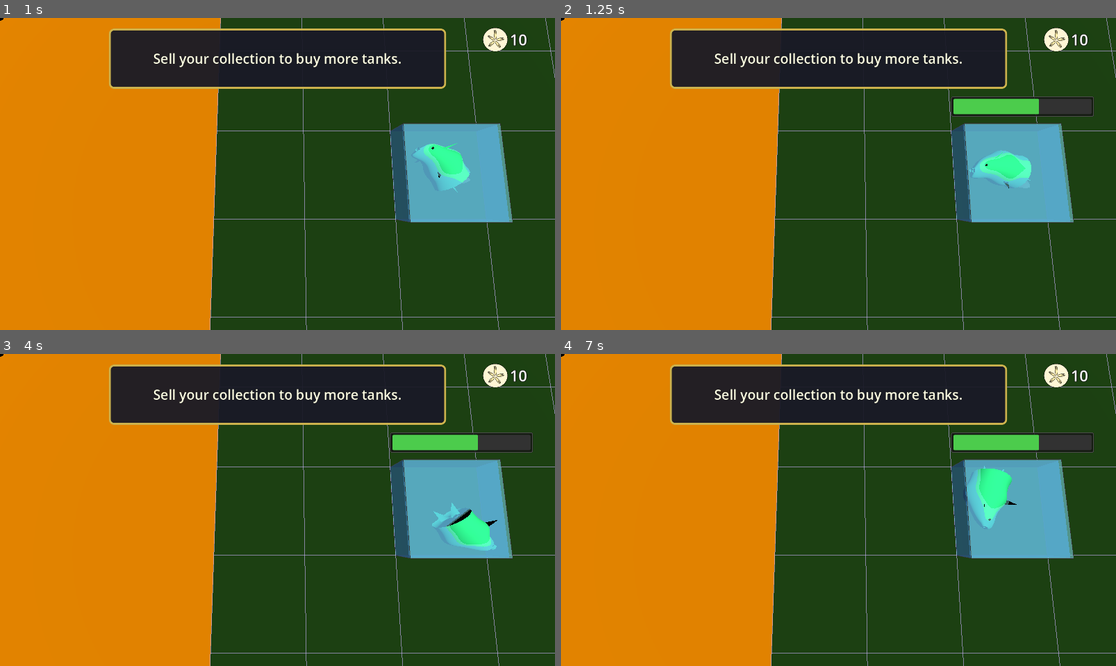
Above: before the commit, frames 1-4 (two rows, left to right).
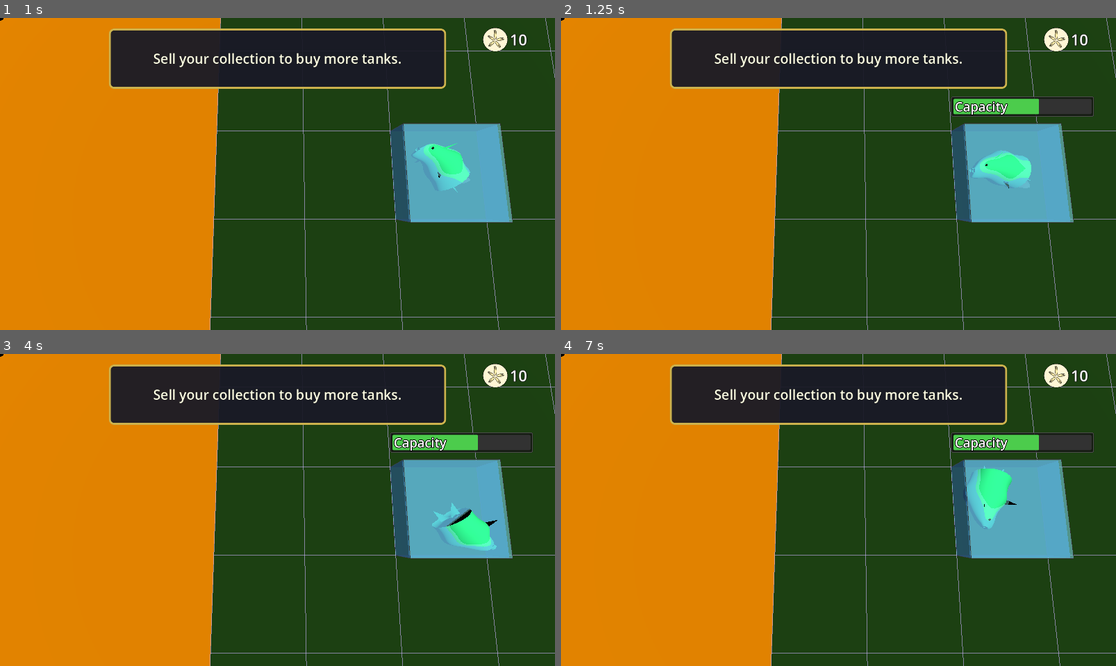
Above: after the commit, the same moments.

Repository: BinRoot/ludum-dare-58
Game: Godot game, scene res://Scenes/world.tscn
Two runs of this game, one before a commit and one after it. Both use one fixed random seed, a clock stepped at 60 frames per second and the inputs below.
Inputs (mouse positions are in pixels of both pictures, inside the frame that each line leads up to):
- Up to frame 1 (1 s): move the mouse to (399, 158) at 0.52 s; click (399, 158) at 0.67 s
- Up to frame 2 (1.25 s): no input
- Up to frame 3 (4 s): drag from (166, 525) to (249, 572) at 1.27 s; move the mouse to (333, 441) at 2.02 s; click (333, 441) at 2.17 s; drag from (249, 572) to (111, 463) at 2.77 s; move the mouse to (444, 556) at 3.52 s; click (444, 556) at 3.67 s
- Up to frame 4 (7 s): drag from (672, 463) to (755, 432) at 4.27 s; move the mouse to (866, 510) at 5.02 s; click (866, 510) at 5.17 s; drag from (755, 432) to (727, 525) at 5.77 s; move the mouse to (960, 494) at 6.52 s; click (960, 494) at 6.67 s

Frame 1 is identical in both runs. In frame 2, 0.2% of the frame differs, in the area x 70-81%, y 26-32%; in frame 3, 0.2%; in frame 4, 0.2%.

Commit message:
added capacity text

Diff:
--- a/Scenes/fish_tank.gd
+++ b/Scenes/fish_tank.gd
@@ -43,6 +43,7 @@
 var capacity_bar: ProgressBar = null  # UI progress bar for capacity
 var capacity_bar_container: Control = null  # Container for the progress bar
 var capacity_bar_sprite: Sprite3D = null  # 3D sprite displaying the capacity bar
+var capacity_title_label: Label = null  # "Capacity" title label (shown only when camera is close)
 
 # Combine button system
 var combine_buttons: Dictionary = {}  # Maps adjacent tank to button node
@@ -361,6 +362,18 @@
 	# Show/hide capacity bar sprite based on hover state
 	if capacity_bar_sprite:
 		capacity_bar_sprite.visible = is_hovered and not is_dragging and current_capacity > 0
+
+		# Show/hide capacity title label based on camera distance
+		if capacity_title_label and capacity_bar_sprite.visible:
+			var camera = get_viewport().get_camera_3d()
+			if camera:
+				var distance = global_position.distance_to(camera.global_position)
+				# Show label only if camera is within 15 units of the tank
+				capacity_title_label.visible = distance < 15.0
+			else:
+				capacity_title_label.visible = true
+		elif capacity_title_label:
+			capacity_title_label.visible = false
 
 func _on_input_event(_camera: Node, event: InputEvent, _position: Vector3, _normal: Vector3, _shape_idx: int):
 	if event is InputEventMouseButton:
@@ -944,6 +957,16 @@
 	capacity_bar.show_percentage = false
 	capacity_bar_container.add_child(capacity_bar)
 
+	# Add "Capacity" title label (after progress bar so it renders on top)
+	capacity_title_label = Label.new()
+	capacity_title_label.text = "Capacity"
+	capacity_title_label.position = Vector2(35, 25)
+	capacity_title_label.add_theme_font_size_override("font_size", 50)
+	capacity_title_label.add_theme_color_override("font_color", Color(1, 1, 1))
+	capacity_title_label.add_theme_color_override("font_outline_color", Color.BLACK)
+	capacity_title_label.add_theme_constant_override("outline_size", 10)
+	capacity_bar_container.add_child(capacity_title_label)
+
 	# Style the progress bar
 	var progress_bg = StyleBoxFlat.new()
 	progress_bg.bg_color = Color(0.2, 0.2, 0.2, 1.0)
Binary file added: OceanAnimal-2vvvX.ttf
Not shown, added: OceanAnimal-2vvvX.ttf.import
